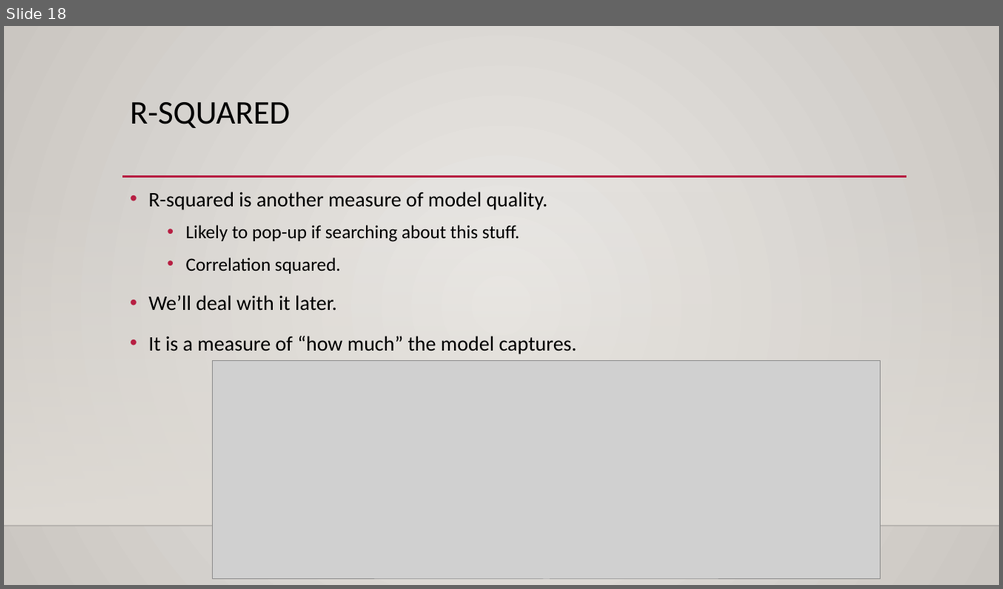
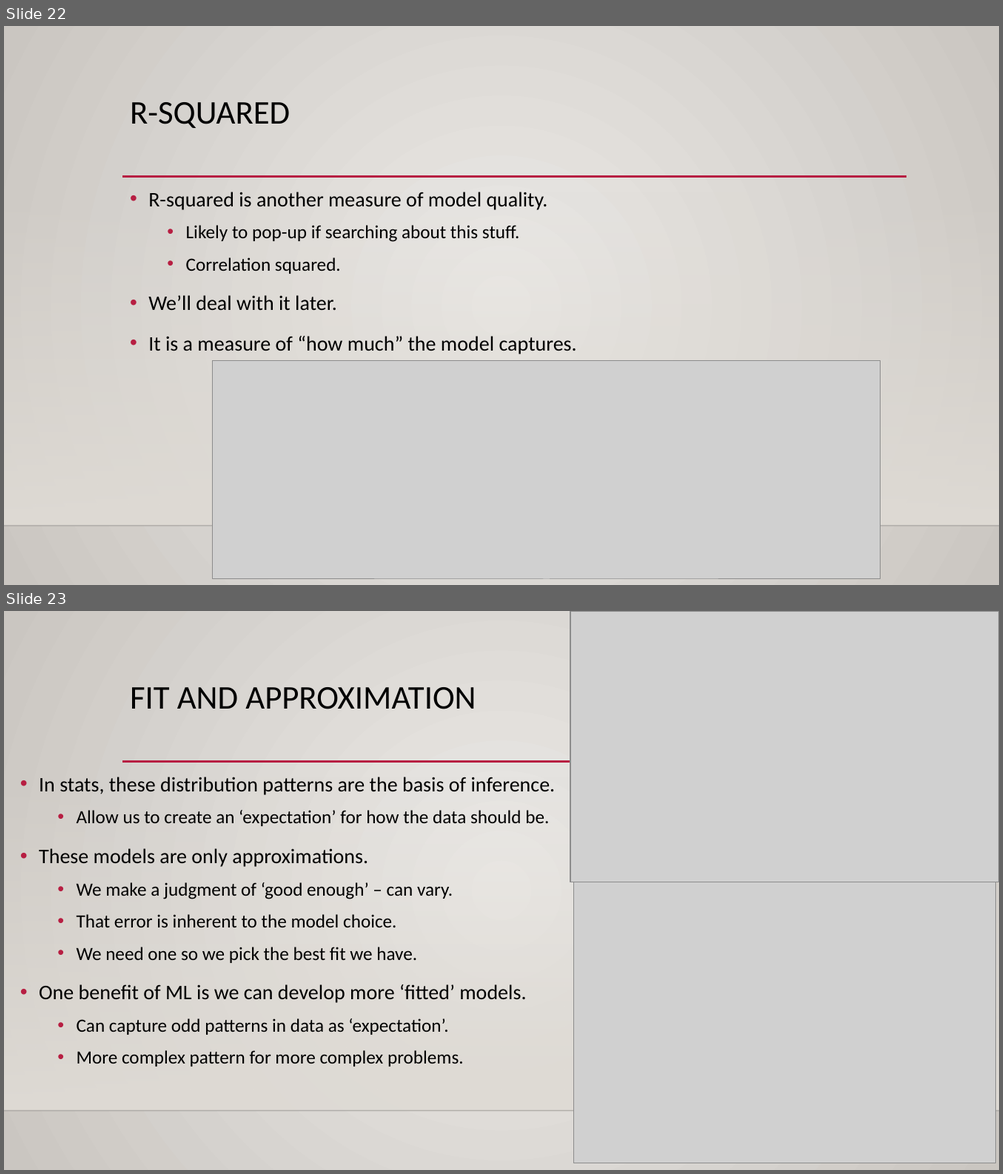
Before and after one commit to AkeemSemperDataScience/Basic_Stats_in_Python_Student_Repository, a slide deck: reference_material/slides/012_Errors.pptx. Shown one above the other, each under a label of ours: slide 18 before the commit, slides 22 and 23 after it. The pictures are 1003x589 and 1003x1174 pixels, drawn with LibreOffice and Linux fonts; fonts in the diff are those of the drawing; grey boxes stand for pictures; background and template pictures are left out. Boxes give left, top, right and bottom in pixels: in the first picture for what was removed or moved away, otherwise in the second. Text is boxed around its words. In the diff, an @@ line names an element or a change of style, - is before the commit and + after.

```diff
--- a/reference_material/slides/012_Errors.pptx
+++ b/reference_material/slides/012_Errors.pptx
@@ slide 23 added at box(4, 611, 999, 1170), background gradient #ECEAE7 to #CAC7C1; not listed: 3 template elements that a slide beside it also shows @@
@@ picture added at box(570, 611, 999, 882) @@
@@ title added at box(130, 687, 475, 709), 32 pt, text #000000 @@
+FIT AND APPROXIMATION
@@ text added at box(39, 777, 555, 1067), 18 pt, text #000000 @@
+• In stats, these distribution patterns are the basis of inference.
+  • Allow us to create an ‘expectation’ for how the data should be.
+• These models are only approximations.
+  • We make a judgment of ‘good enough’ – can vary.
+  • That error is inherent to the model choice.
+  • We need one so we pick the best fit we have.
+• One benefit of ML is we can develop more ‘fitted’ models.
+  • Can capture odd patterns in data as ‘expectation’.
+  • More complex pattern for more complex problems.
@@ picture added at box(573, 882, 996, 1163) @@
@@ what was slide 18 is now slide 22 @@
```
Also in this commit, not shown: 4 slides changed, 5 other slides added, 6 other files.
